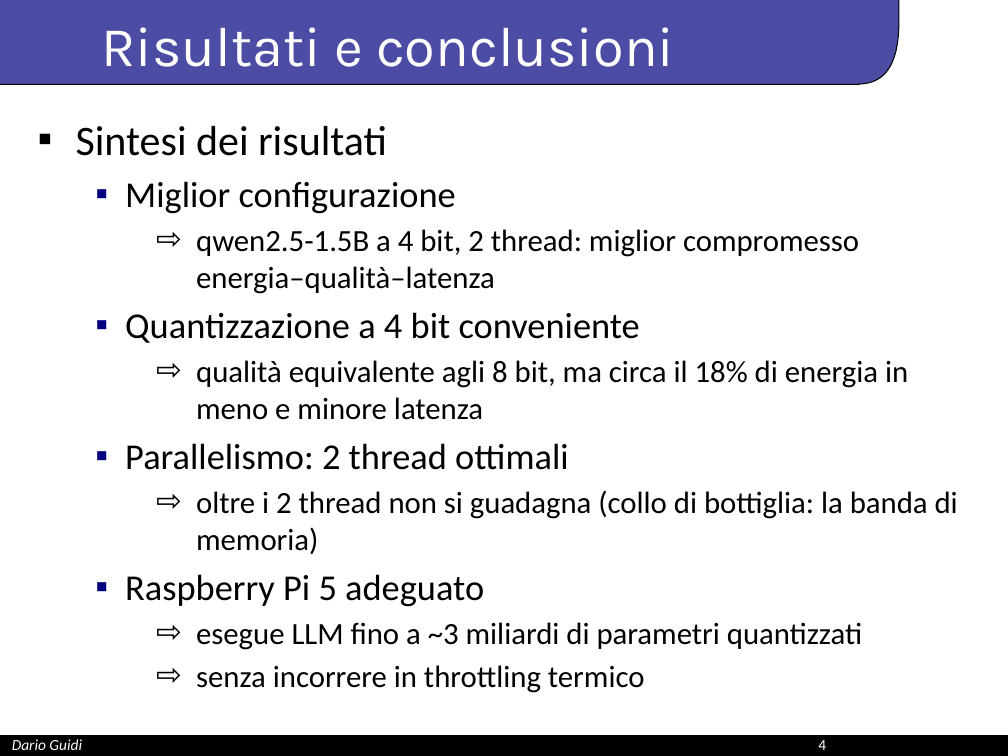
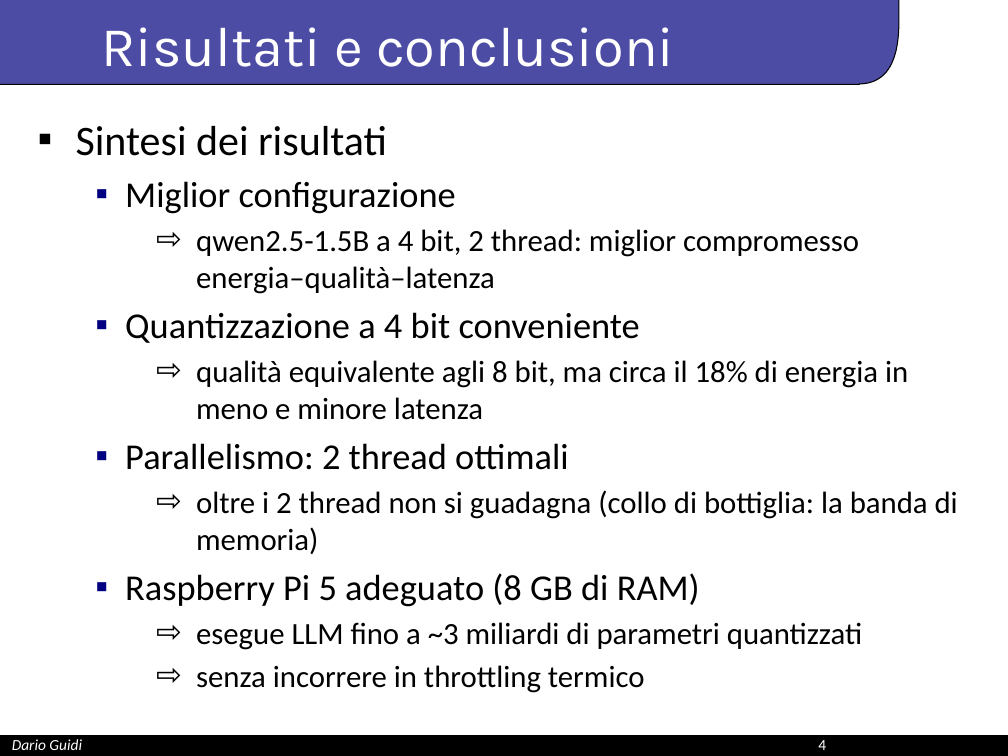
Before and after one commit to DarioG00/Pi5-LLM-Energy-Benchmark, a slide deck: slide 4 of Presentazione_tesi_Guidi.pptx. Drawn at 1008x756 pixels with LibreOffice and Linux fonts; fonts in the diff are those of the drawing; background and template pictures are left out. Boxes give left, top, right and bottom in pixels: in the first picture for what was removed or moved away, otherwise in the second. Text is boxed around its words. In the diff, an @@ line names an element or a change of style, - is before the commit and + after.

```diff
--- a/Presentazione_tesi_Guidi.pptx
+++ b/Presentazione_tesi_Guidi.pptx
@@ text at (x1=125, y1=573, x2=700, y2=607): text changed @@
-  ▪ Raspberry Pi 5 adeguato
+  ▪ Raspberry Pi 5 adeguato (8 GB di RAM)
```
Also in this commit, not shown: 4 other files.
